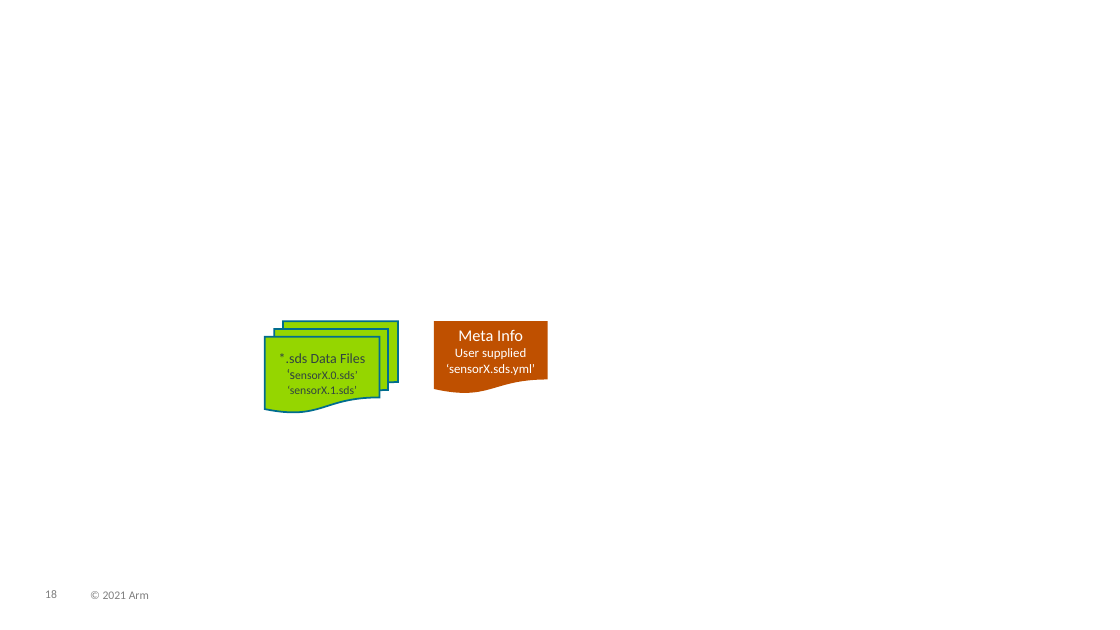
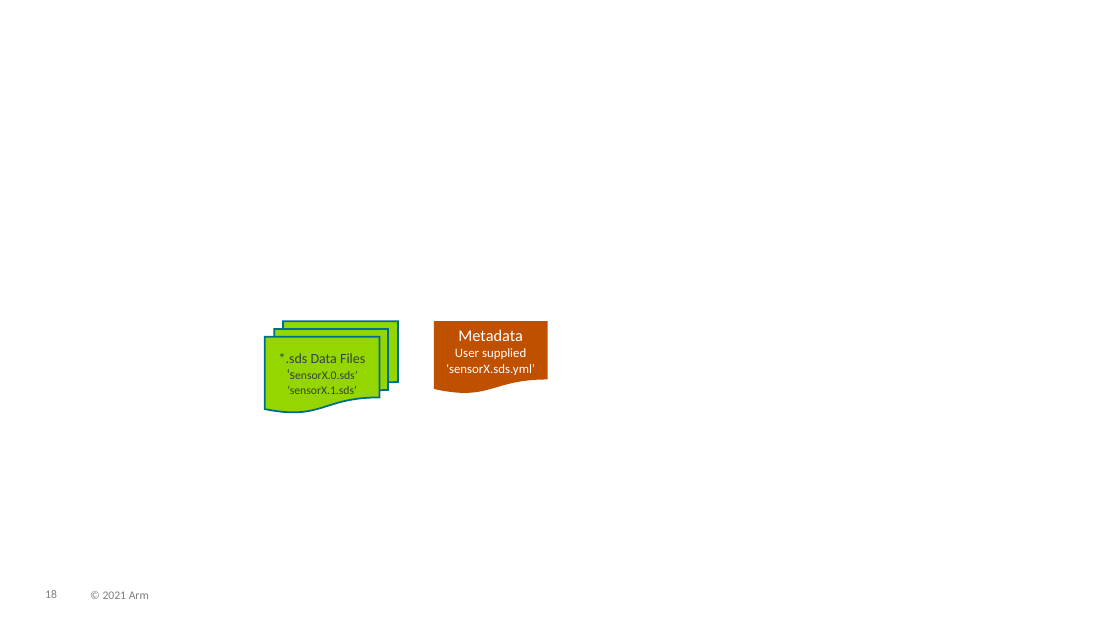
Before and after one commit to ARM-software/SDS-Framework, a slide deck: slide 18 of documentation/images/overview.pptx. Drawn at 1120x630 pixels with LibreOffice and Linux fonts; fonts in the diff are those of the drawing. Boxes give left, top, right and bottom in pixels: in the first picture for what was removed or moved away, otherwise in the second. Text is boxed around its words. In the diff, an @@ line names an element or a change of style, - is before the commit and + after.

```diff
--- a/documentation/images/overview.pptx
+++ b/documentation/images/overview.pptx
@@ text in flow chart document at [446,329,535,375]: text changed @@
-Meta Info
-User supplied
-‘sensorX.sds.yml’
+Metadata
+User supplied
+‘sensorX.sds.yml’
```
Also in this commit, not shown: 1 other slide changed, 24 other files.
